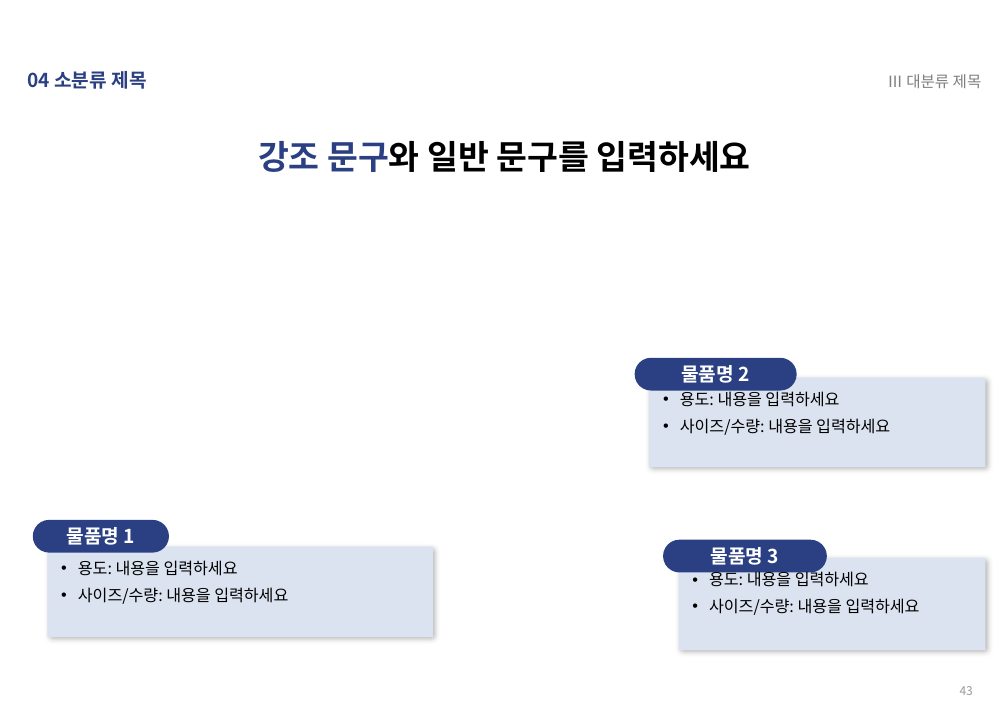
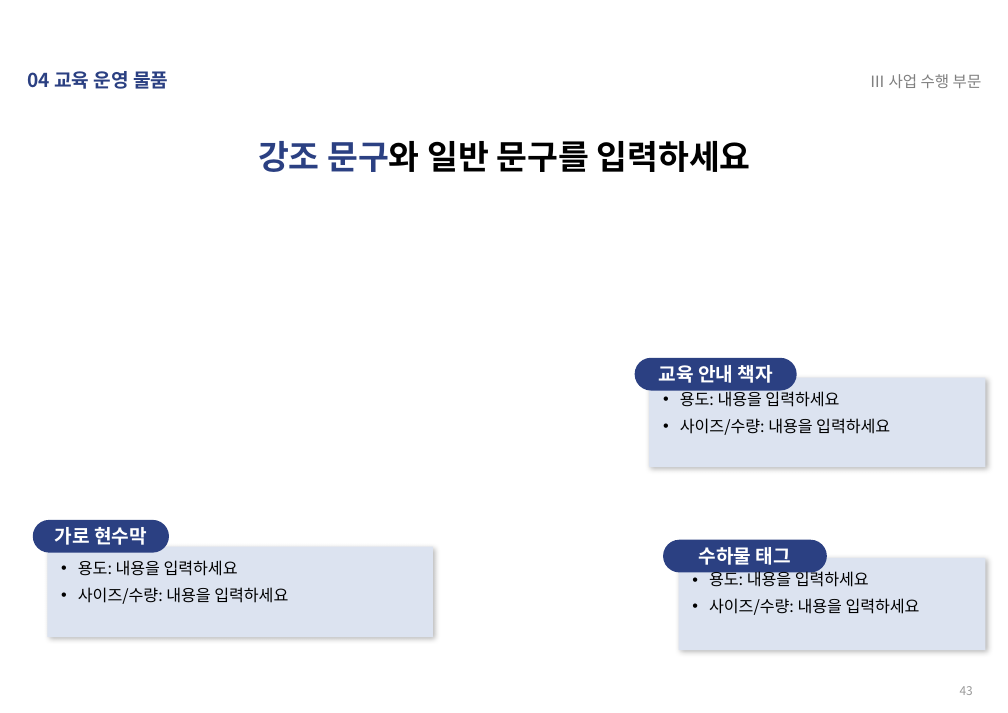
Before and after one commit to jinyor4435/-, a slide deck: slide 43 of 입찰제안서_PPT템플릿_2026SW미래채움.pptx. Drawn at 1008x713 pixels with LibreOffice and Linux fonts; fonts in the diff are those of the drawing. Boxes give left, top, right and bottom in pixels: in the first picture for what was removed or moved away, otherwise in the second. Text is boxed around its words. In the diff, an @@ line names an element or a change of style, - is before the commit and + after.

```diff
--- a/입찰제안서_PPT템플릿_2026SW미래채움.pptx
+++ b/입찰제안서_PPT템플릿_2026SW미래채움.pptx
@@ text at (28,71,168,89): text changed @@
-04 소분류 제목
+04 교육 운영 물품
@@ text at (870,74,982,88): text changed @@
-Ⅲ 대분류 제목
+Ⅲ 사업 수행 부문
@@ text in rounded rectangle at (659,365,773,383): text changed @@
-물품명 2
+교육 안내 책자
@@ text in rounded rectangle at (55,527,147,545): text changed @@
-물품명 1
+가로 현수막
@@ text in rounded rectangle at (699,547,791,565): text changed @@
-물품명 3
+수하물 태그
```
Also in this commit, not shown: 41 other slides changed, 13 slides added, 13 slides removed.
